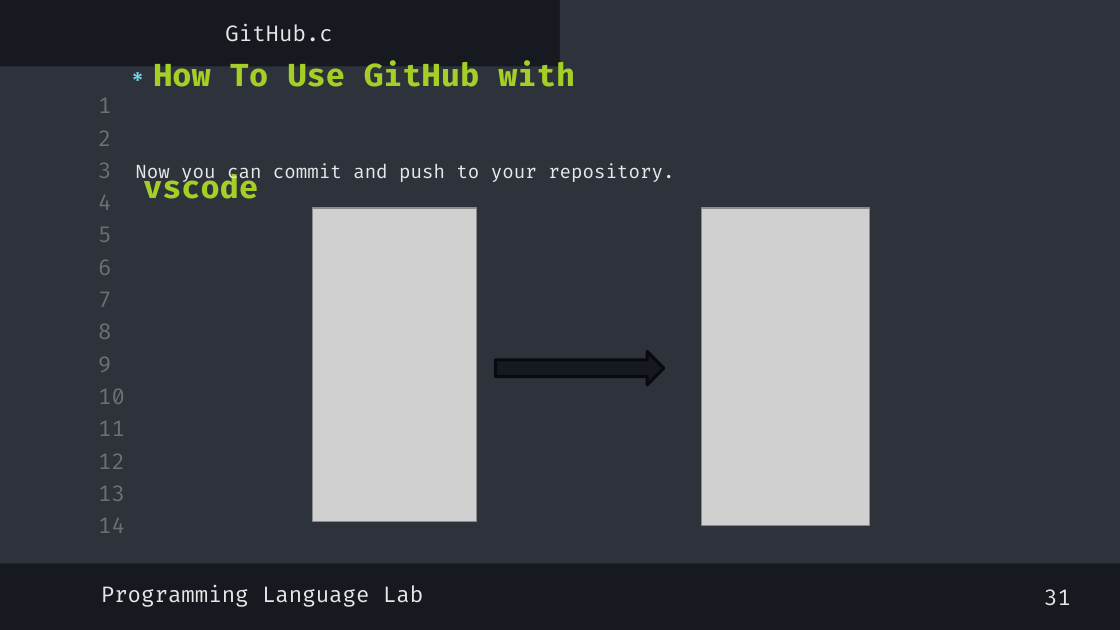
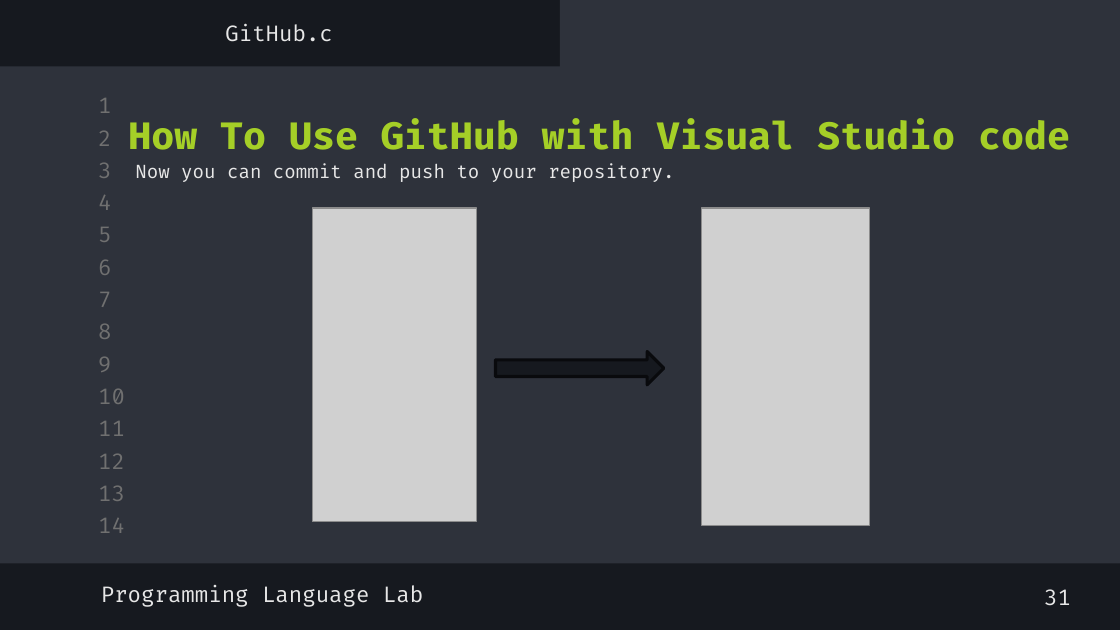
Before and after one commit to shayan-naghizadeh/C-Lab-AUT, a slide deck: slide 37 of slides/1.Introduction/Intro.pptx. Drawn at 1120x630 pixels with LibreOffice and Linux fonts; fonts in the diff are those of the drawing; grey boxes stand for pictures. Boxes give left, top, right and bottom in pixels: in the first picture for what was removed or moved away, otherwise in the second. Text is boxed around its words. In the diff, an @@ line names an element or a change of style, - is before the commit and + after.

```diff
--- a/slides/1.Introduction/Intro.pptx
+++ b/slides/1.Introduction/Intro.pptx
@@ title at (128,119,1070,150): text changed; size 20 to 24 pt @@
-∗ How To Use GitHub with vscode
+How To Use GitHub with Visual Studio code
```
Also in this commit, not shown: 11 other slides changed.
